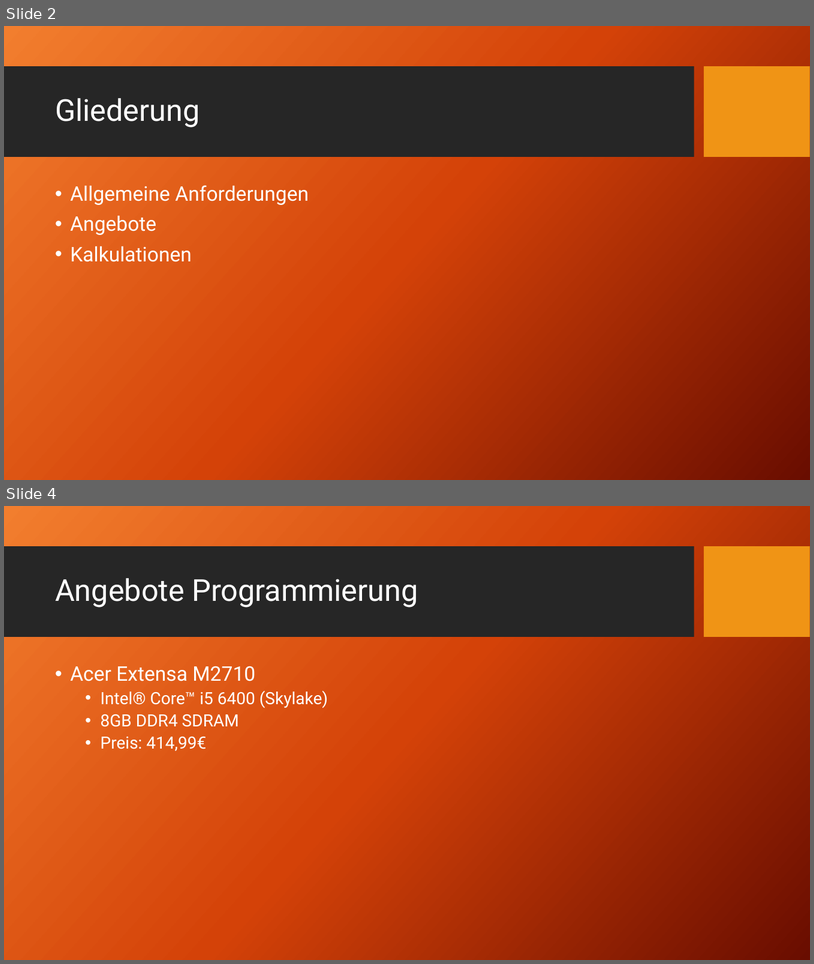
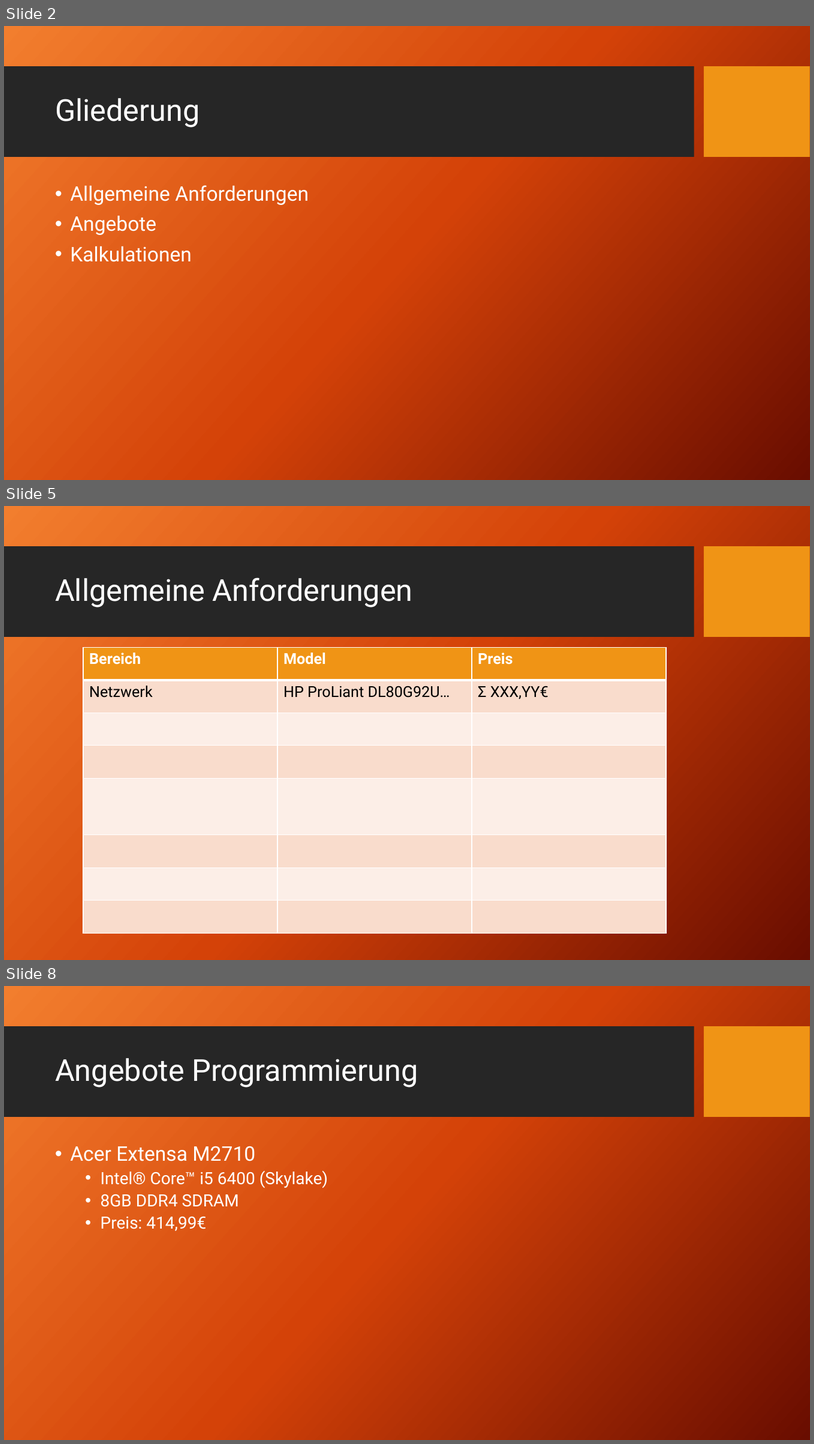
Before and after one commit to HaJaReDeluxe/mintBerryCrunchGames, a slide deck: Angebot für mintBerryCrunchGames GmbH.pptx. Shown one above the other, each under a label of ours: slides 2 and 4 before the commit, slides 2, 5 and 8 after it; the slides between them are not shown. The pictures are 814x964 and 814x1444 pixels, drawn with LibreOffice and Linux fonts; fonts in the diff are those of the drawing; background and template pictures are left out. Boxes give left, top, right and bottom in pixels: in the first picture for what was removed or moved away, otherwise in the second. Text is boxed around its words. In the diff, an @@ line names an element or a change of style, - is before the commit and + after.

```diff
--- a/Angebot für mintBerryCrunchGames GmbH.pptx
+++ b/Angebot für mintBerryCrunchGames GmbH.pptx
@@ slide 5 added at (4,506,810,960), background picture (left out); not listed: 2 template elements that a slide beside it also shows @@
@@ title added at (55,577,413,607), 36 pt, text #FFFFFF @@
+Allgemeine Anforderungen
@@ table added at (83,647,666,933), 8 rows, 3 columns @@
+Bereich | Model | Preis
+Netzwerk | HP ProLiant DL80G92U… | Σ XXX,YY€
+ |  | 
+ |  | 
+ |  | 
+ |  | 
+ |  | 
+ |  | 
@@ what was slide 4 is now slide 8 @@
```
Also in this commit, not shown: 4 other slides added, 1 slide removed, 1 other file.
